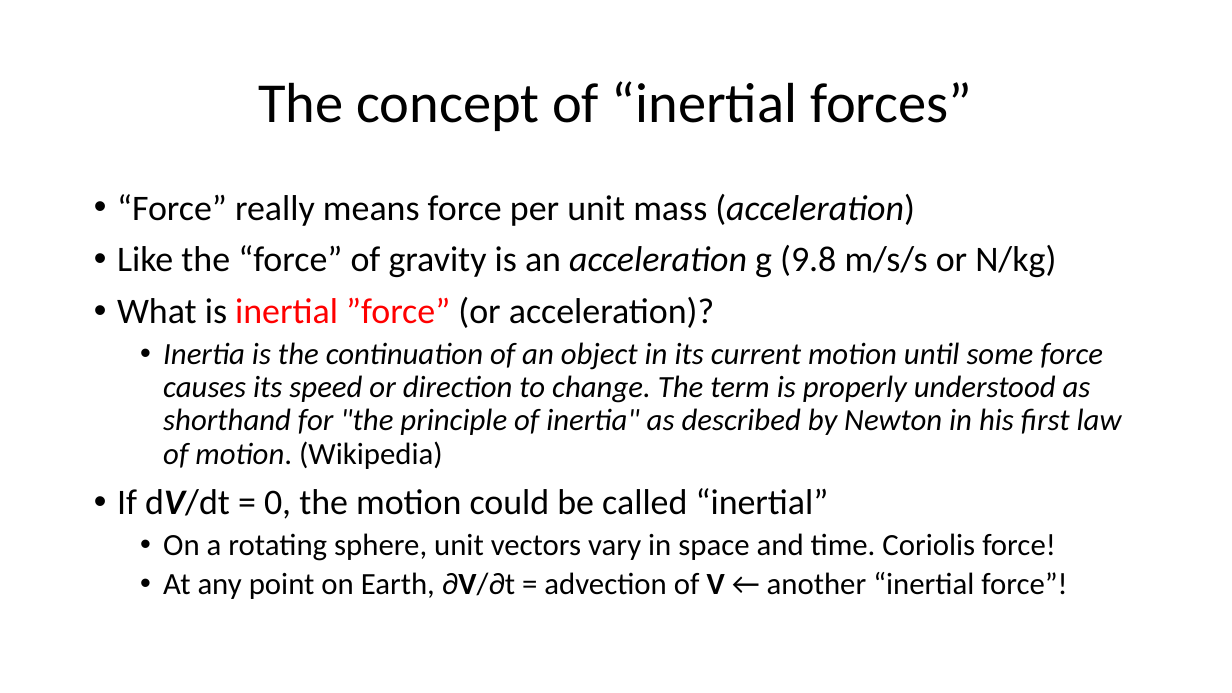
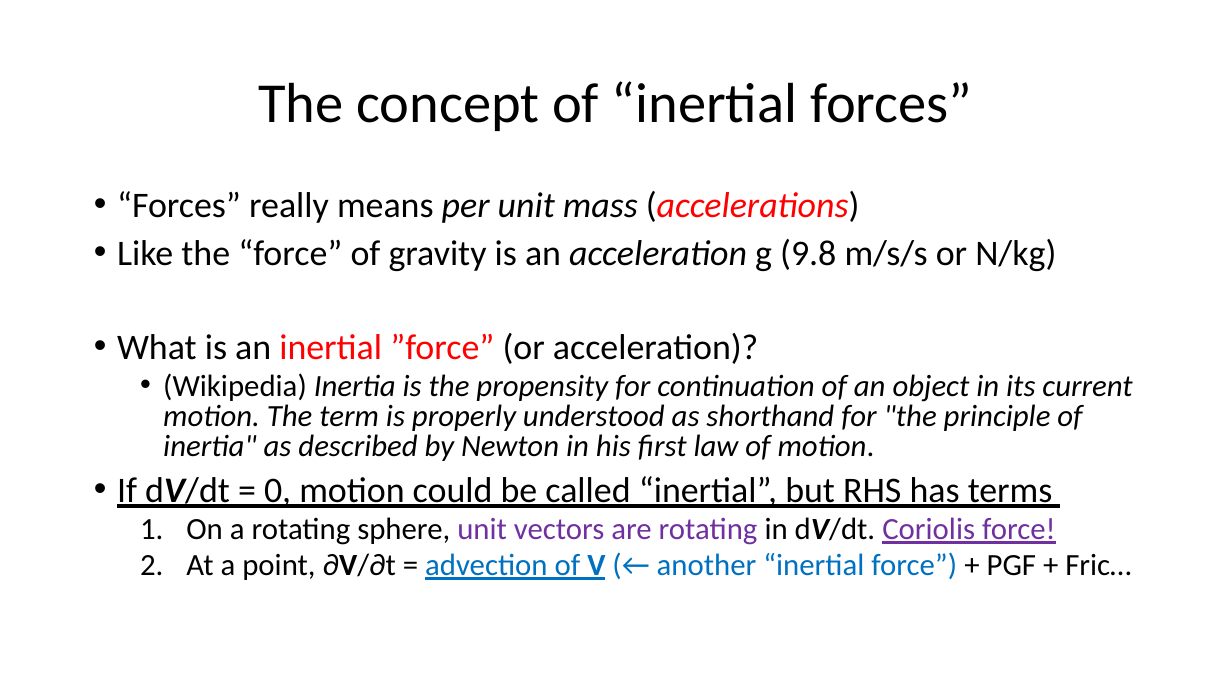
Before and after one commit to ATMOcanes/ATM651, a slide deck: slide 7 of Week3-4_kinematics/Forces_WH7.2.pptx (slide 5 before the commit). Drawn at 1232x693 pixels with LibreOffice and Linux fonts; fonts in the diff are those of the drawing. Boxes give left, top, right and bottom in pixels: in the first picture for what was removed or moved away, otherwise in the second. Text is boxed around its words. In the diff, an @@ line names an element or a change of style, - is before the commit and + after.

```diff
--- a/Week3-4_kinematics/Forces_WH7.2.pptx
+++ b/Week3-4_kinematics/Forces_WH7.2.pptx
@@ text at <box>117,191,860,223</box>: text changed; italic on @@
-• “Force” really means force per unit mass (acceleration)
+• “Forces” really means per unit mass (accelerations)
@@ text at <box>117,239,1056,271</box>: line spacing 0.9 to 0.8 @@
@@ text at <box>117,333,1132,580</box>: text changed @@
-• What is inertial ”force” (or acceleration)?
-  • Inertia is the continuation of an object in its current motion until some force causes its speed or direction to change. The term is properly understood as shorthand for "the principle of inertia" as described by Newton in his first law of motion. (Wikipedia)
-• If dV/dt = 0, the motion could be called “inertial”
-  • On a rotating sphere, unit vectors vary in space and time. Coriolis force!
-  • At any point on Earth, ∂V/∂t = advection of V ← another “inertial force”!
+• What is an inertial ”force” (or acceleration)?
+  • (Wikipedia) Inertia is the propensity for continuation of an object in its current motion. The term is properly understood as shorthand for "the principle of inertia" as described by Newton in his first law of motion.
+• If dV/dt = 0, motion could be called “inertial”, but RHS has terms
+  1. On a rotating sphere, unit vectors are rotating in dV/dt. Coriolis force!
+  2. At a point, ∂V/∂t = advection of V (← another “inertial force”) + PGF + Fric…
```
Also in this commit, not shown: 3 other slides changed, 3 slides added.
